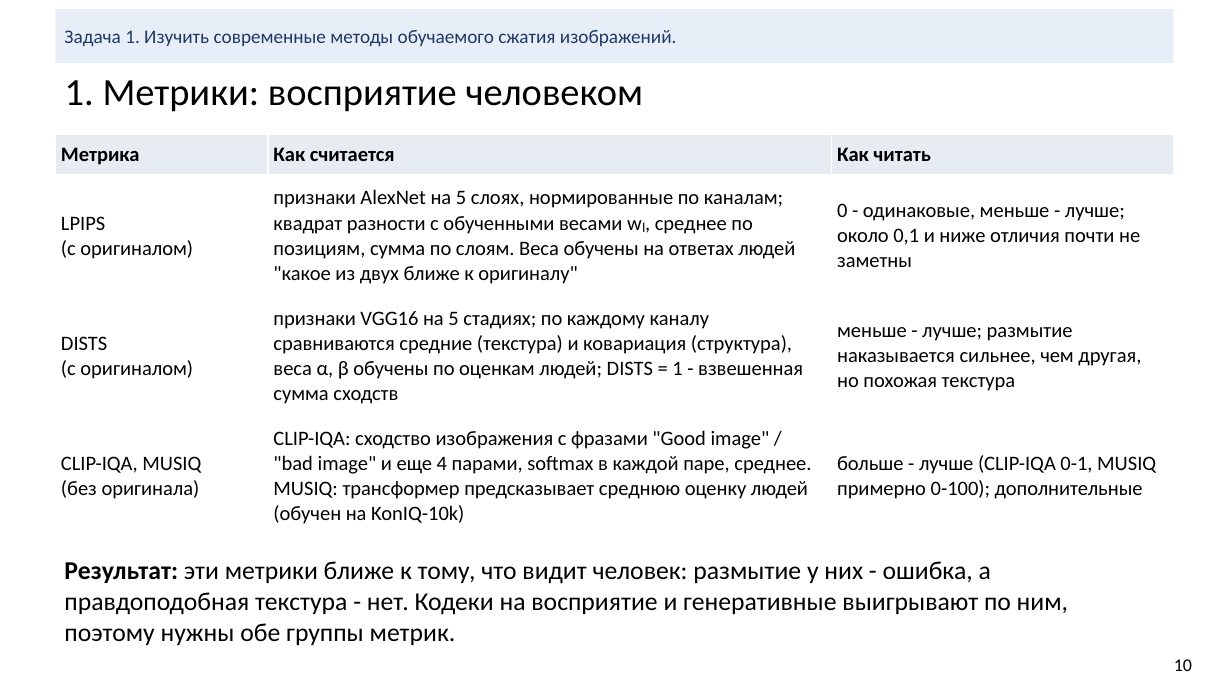
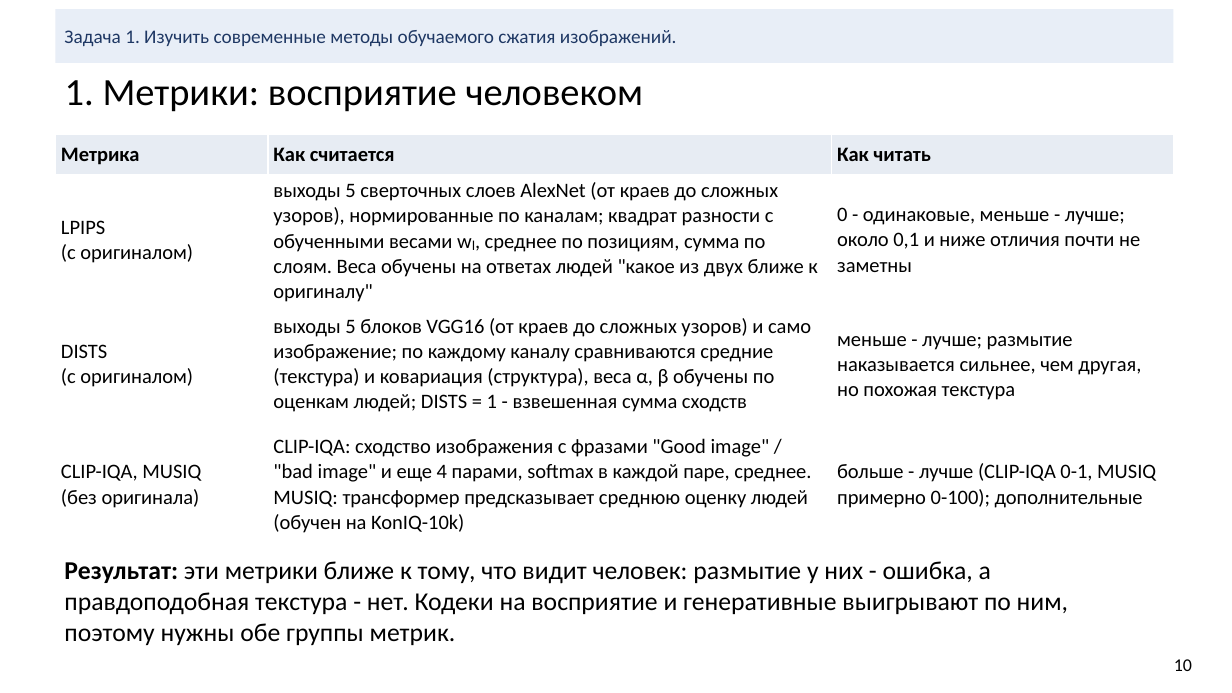
Before and after one commit to KDMCrypto/Deep-Image-Compression, a slide deck: slide 10 of documentation/cv-project-compression.pptx. Drawn at 1232x693 pixels with LibreOffice and Linux fonts; fonts in the diff are those of the drawing. Boxes give left, top, right and bottom in pixels: in the first picture for what was removed or moved away, otherwise in the second. Text is boxed around its words. In the diff, an @@ line names an element or a change of style, - is before the commit and + after.

```diff
--- a/documentation/cv-project-compression.pptx
+++ b/documentation/cv-project-compression.pptx
@@ table at bbox=[55, 134, 1174, 537] @@
@@ row 2, column 2: "признаки AlexNet на 5 слоях, нормированные по каналам; квадрат разности с обученными весами wₗ, среднее по позициям, сумма по слоям. Веса обучены на ответах людей "какое из двух ближе к оригиналу"" to "выходы 5 сверточных слоев AlexNet (от краев до сложных узоров), нормированные по каналам; квадрат разности с обученными весами wₗ, среднее по позициям, сумма по слоям. Веса обучены на ответах людей "какое из двух ближе к оригиналу"" @@
-row 3, column 2: признаки VGG16 на 5 стадиях; по каждому каналу сравниваются средние (текстура) и ковариация (структура), веса α, β обучены по оценкам людей; DISTS = 1 - взвешенная сумма сходств
+row 3, column 2: выходы 5 блоков VGG16 (от краев до сложных узоров) и само изображение; по каждому каналу сравниваются средние (текстура) и ковариация (структура), веса α, β обучены по оценкам людей; DISTS = 1 - взвешенная сумма сходств
```
Also in this commit, not shown: 9 other slides changed, 1 other file.
